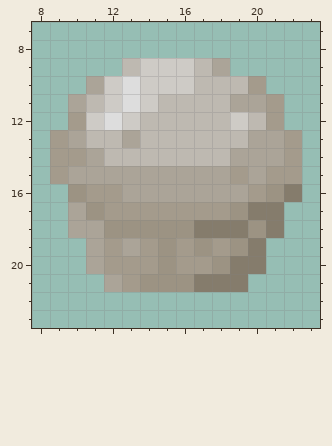
Pixel-art sprite: Resources/Textures/_Funkystation/Objects/Consumable/Food/Baked/misc.rsi/muffin-cloth.png. The first picture shows the starting point.
The file is 32x32 pixels. Shown: x 8..23, y 7..23.
Now the later version:
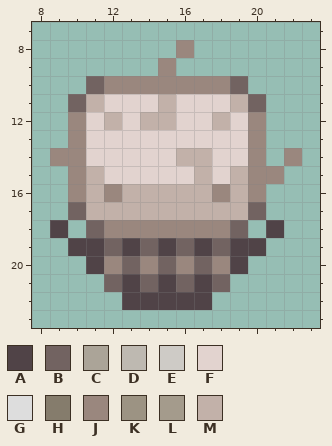
Palette (. is transparent): A #504347  B #726361  C #aba498  D #beb9b1  E #cecbc6  F #e2d3cf  G #dddddd  H #857c6c  J #9a877e  K #9c9383  L #a49b8c  M #c2b1a9
Change:
Changed rows in their new state; - is an unchanged pixel.
first column x 9:
 8 -------J------
 9 ----..J...----
10 --BJJJJJJJB.--
11 -BMFFFMFFFMB.-
12 -JFMFMMFFMFJ.-
13 .JFFFFFFFFFJ..
14 JJFFFFFMMFFJ.J
15 .JMFFFFFMFMJJ.
16 -JMJMMMMMJMJ..
17 -BMMMMMMMMMB.-
18 A.BJJJJJJJB.A-
19 -AABABABABAA--
20 --AJBJBJBJA.--
21 ---BABABAB.---
22 ----AAAAA-----
Changed places in both pictures, as pixel boxes (x1, y1, x2, y2):
changed: (50, 40, 302, 310)
